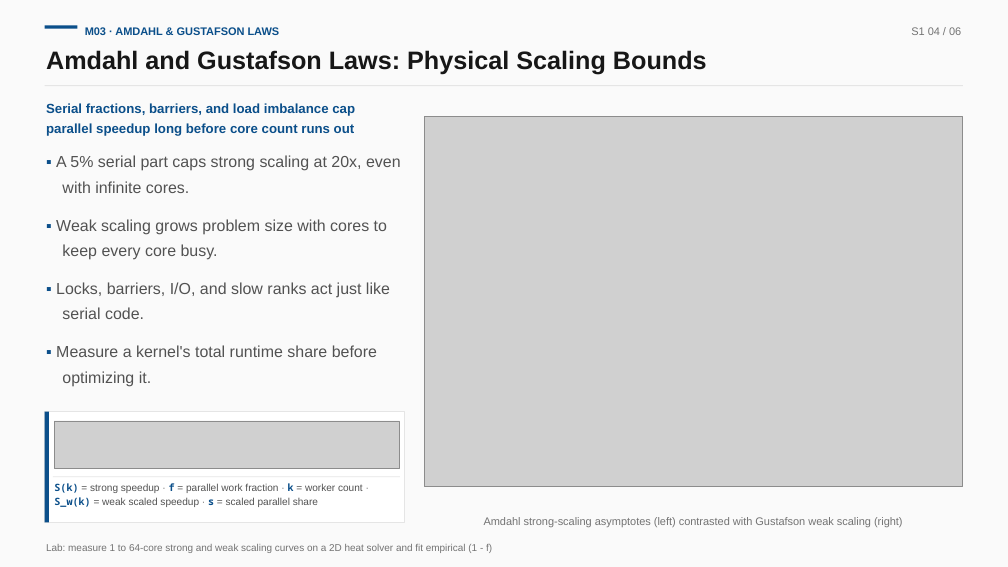
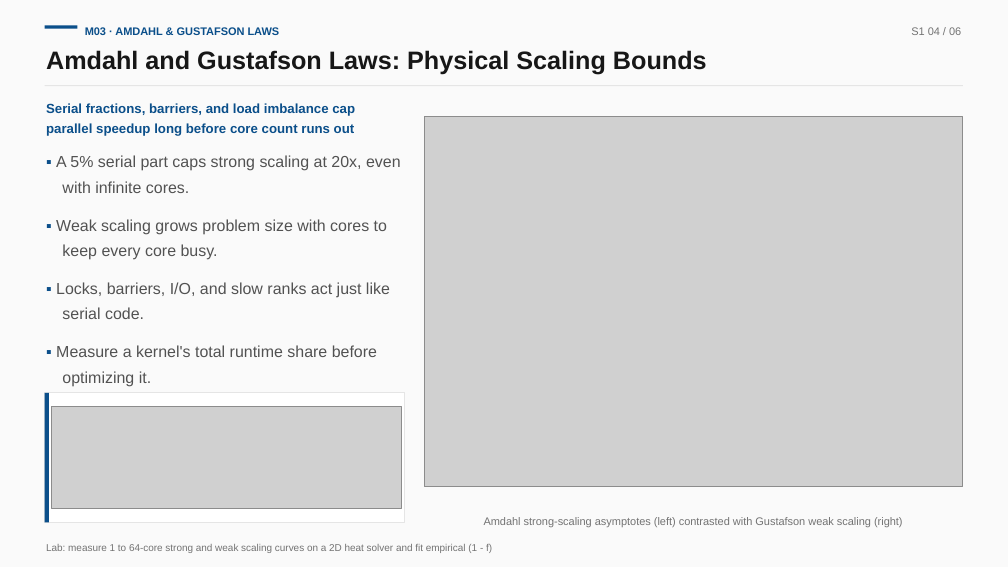
Before and after one commit to hkust-asc/asc27-curriculum, a slide deck: slide 4 of slides/odp/01-stage1-foundations.odp. Drawn at 1008x567 pixels with LibreOffice and Linux fonts; fonts in the diff are those of the drawing; grey boxes stand for pictures. Boxes give left, top, right and bottom in pixels: in the first picture for what was removed or moved away, otherwise in the second. Text is boxed around its words. In the diff, an @@ line names an element or a change of style, - is before the commit and + after.

```diff
--- a/slides/odp/01-stage1-foundations.odp
+++ b/slides/odp/01-stage1-foundations.odp
@@ rectangle: place and size @@
-rectangle at [45, 411, 405, 522]
+rectangle at [45, 393, 405, 523]
@@ rectangle: place and size @@
-rectangle at [45, 411, 49, 522]
+rectangle at [45, 393, 49, 523]
@@ picture: place and size @@
-picture at [54, 421, 400, 469]
+picture at [52, 407, 402, 508]
@@ rectangle removed at [53, 476, 400, 477] @@
@@ text removed at [54, 483, 363, 507] @@
-S(k) = strong speedup · f = parallel work fraction · k = worker count · S_w(k) = weak scaled speedup · s = scaled parallel share
```
Also in this commit, not shown: 3 other slides changed, 25 other files.
